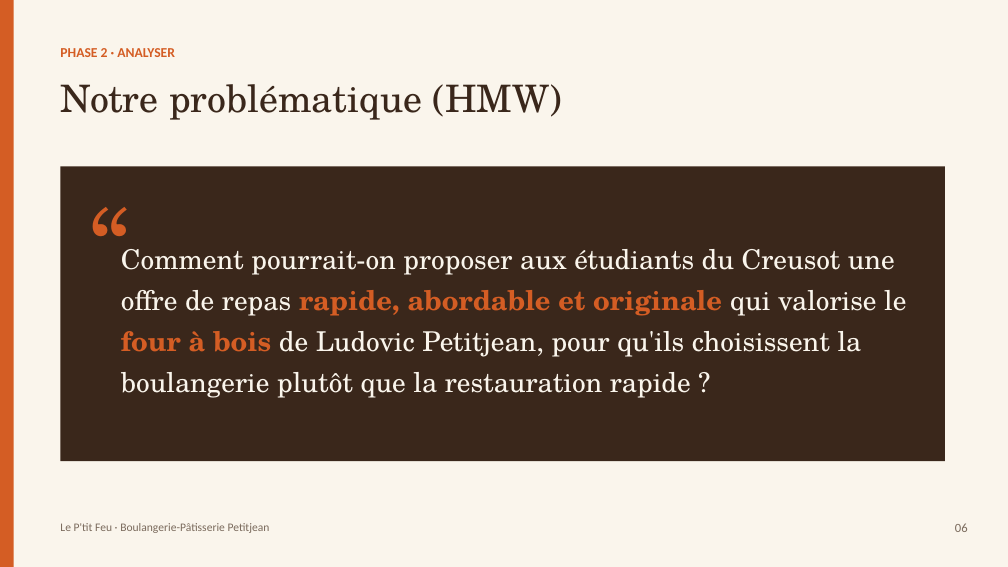
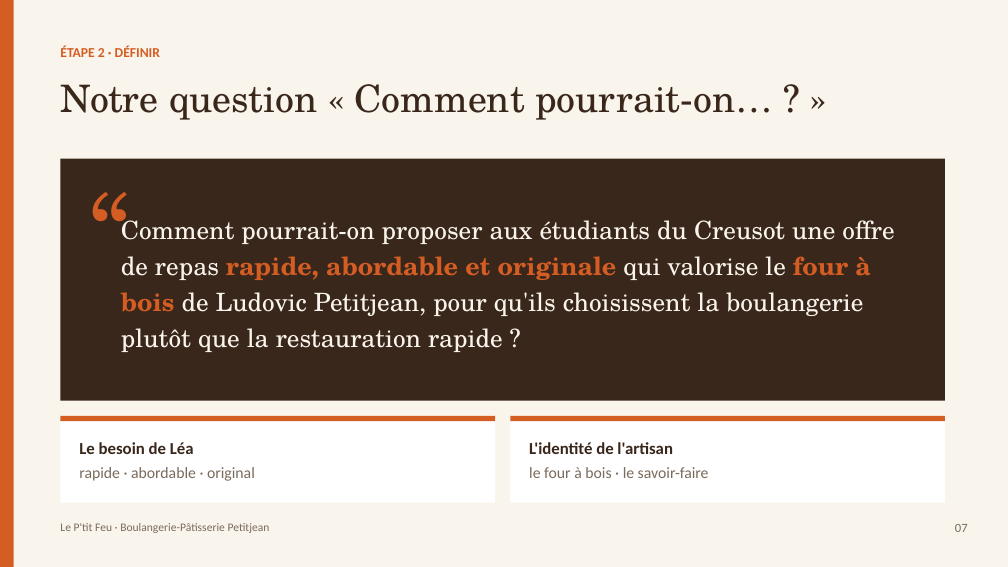
Before and after one commit to matheoguz/Devoir-TC-, a slide deck: slide 7 of design-thinking-petitjean/Le-Ptit-Feu-diapo.pptx (slide 6 before the commit). Drawn at 1008x567 pixels with LibreOffice and Linux fonts; fonts in the diff are those of the drawing. Boxes give left, top, right and bottom in pixels: in the first picture for what was removed or moved away, otherwise in the second. Text is boxed around its words. In the diff, an @@ line names an element or a change of style, - is before the commit and + after.

```diff
--- a/design-thinking-petitjean/Le-Ptit-Feu-diapo.pptx
+++ b/design-thinking-petitjean/Le-Ptit-Feu-diapo.pptx
@@ text at [60, 46, 160, 57]: text changed @@
-PHASE 2 · ANALYSER
+ÉTAPE 2 · DÉFINIR
@@ text at [60, 84, 773, 120]: text changed @@
-Notre problématique (HMW)
+Notre question « Comment pourrait-on… ? »
@@ text "“": place and size @@
-text "“" at [91, 163, 166, 238]
+text "“" at [91, 147, 166, 223]
@@ rectangle: place and size @@
-rectangle at [60, 166, 945, 461]
+rectangle at [60, 159, 945, 401]
@@ text "Comment pourrait-on proposer aux étudiants ...": place and size @@
-text "Comment pourrait-on proposer aux étudiants ..." at [121, 249, 906, 398]
+text "Comment pourrait-on proposer aux étudiants ..." at [121, 214, 894, 352]
@@ text "Comment pourrait-on proposer aux étudiants ..." at [121, 214, 894, 352]: size 26 to 24 pt; line spacing 1.25 to 1.2 @@
@@ rectangle added at [60, 416, 495, 503], fill #FFFFFF @@
@@ rectangle added at [60, 416, 495, 421], fill #D45D24 @@
@@ rectangle added at [510, 416, 945, 503], fill #FFFFFF @@
@@ rectangle added at [510, 416, 945, 421], fill #D45D24 @@
@@ text added at [79, 442, 194, 454], 16 pt, text #3A271B, bold @@
+Le besoin de Léa
@@ text added at [529, 442, 673, 454], 16 pt, text #3A271B, bold @@
+L'identité de l'artisan
@@ text added at [79, 467, 255, 481], 15 pt, text #7A6A5C @@
+rapide · abordable · original
@@ text added at [529, 467, 709, 478], 15 pt, text #7A6A5C @@
+le four à bois · le savoir-faire
@@ text at [955, 524, 968, 532]: text changed @@
-06
+07
```
Also in this commit, not shown: 11 other slides changed, 6 slides added, 2 slides removed, 4 other files.
